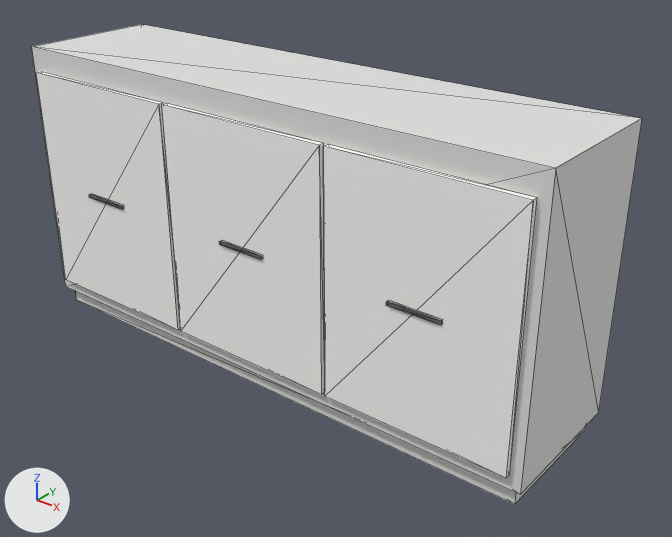
A saved change to the glTF model storage/picture/mocan-59.glb.
Both versions are drawn from a camera (50 mm lens) standing at (1.494, -1.709, 1.377) and looking at (0.111, 0.019, 0.305). The axes (+X, +Y, +Z) are drawn at lower left. The lights are the same throughout. The picture after the commit comes second. Mesh edges are drawn as thin lines. Vertices at exactly the same position are counted once.

Before the edit, the objects in view are built like this:
```python
me_mesh_0 = bpy.data.meshes.new('Mesh_0')
me_mesh_0.from_pydata(...)  # 64 vertices, 96 faces; spans x -0.8..0.8, y -0.22..0.2, z 0.0..0.8
# faces by material slot: [24, 36, 36]
me_mesh_0.materials.append(mat_wood)  # light grey #e2e1df
me_mesh_0.materials.append(mat_cushion)  # white #fcfbf9
me_mesh_0.materials.append(mat_metal)  # grey #89898e
# before: 8 (0.8, 0.2, 0.05) at pixel (598, 412), 11 (0.8, -0.2, 0.05) at pixel (520, 494), 12 (-0.8, -0.2, 0.05) at pixel (65, 286), 15 (-0.8, 0.2, 0.05)
ob_furniture = bpy.data.objects.new('furniture', me_mesh_0)
ob_furniture.location = (0.0, 0.0, 0.0)
```
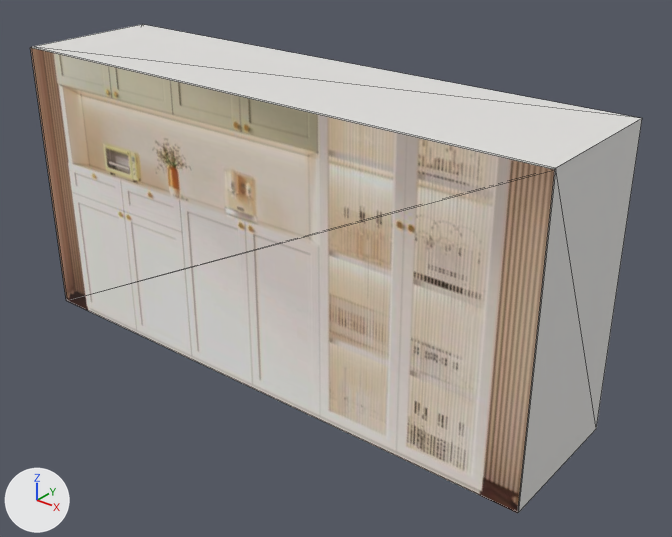
Location of each change, [x1, y1, x2, y2] in pixels of the pictures (672 x 537 px):
```json
{"object": "furniture", "change": "reshaped", "before": [32, 24, 642, 504], "after": [31, 24, 642, 513]}
{"part": 1, "of": "me_mesh_0", "change": "deleted", "before": [37, 71, 586, 504]}
{"part": 2, "of": "me_mesh_0", "change": "cut back", "before": [32, 47, 600, 495], "after": [31, 47, 600, 513]}
```

Scene script edits in JSON lines:
```json
{"op": "add", "block": "img_image_0", "code": ["img_image_0 = load_image('Image_0', '_unpacked/Image_0', 768, 384, 'sRGB')"]}
{"op": "add", "block": "mat_photo", "code": ["mat_photo = principled_material('photo')", "mat_photo.texture = img_image_0", "mat_photo.roughness = 0.85"]}
{"block": "me_mesh_0", "where": "# used by ob_furniture; location = (0.0, 0.0, 0.0)"}
{"block": "me_mesh_0", "where": "# verts and faces of me_mesh_0; kept vertices keep their numbers, new ones are numbered from 64"}
{"op": "remove", "block": "me_mesh_0", "code": "me_mesh_0.from_pydata(...)  # 64 vertices, 96 faces; spans x -0.8..0.8, y -0.22..0.2, z 0.0..0.8"}
{"op": "add", "block": "me_mesh_0", "code": "me_mesh_0.from_pydata(...)  # 12 vertices, 14 faces; spans x -0.8..0.8, y -0.2..0.2, z 0.0..0.8"}
{"block": "me_mesh_0", "change": "me_mesh_0 part 1: 7 loose pieces with 56 vertices, spanning x -0.78..0.78, y -0.22..0.18, z 0.0..0.74, are deleted"}
{"block": "me_mesh_0", "change": "me_mesh_0 part 2"}
{"op": "add", "block": "me_mesh_0", "code": "for i in [8, 11, 12, 15]: verts[i] += (0.0, 0.0, -0.05)"}
{"op": "add", "block": "me_mesh_0", "code": "verts[64] = (-0.8, -0.2, 0.0)  # pixel (66, 300)"}
{"op": "add", "block": "me_mesh_0", "code": "verts[65] = (0.8, -0.2, 0.0)  # pixel (517, 512)"}
{"op": "add", "block": "me_mesh_0", "code": "verts[66] = (0.8, -0.2, 0.8)  # pixel (554, 169)"}
{"op": "add", "block": "me_mesh_0", "code": "verts[67] = (-0.8, -0.2, 0.8)  # pixel (30, 47)"}
{"op": "add", "block": "me_mesh_0", "code": "faces += [(64, 65, 66), (64, 66, 67)]  # mat_photo (picture img_image_0)"}
{"op": "remove", "block": "me_mesh_0", "code": "me_mesh_0.materials.append(mat_cushion)  # white #fcfbf9"}
{"op": "remove", "block": "me_mesh_0", "code": "me_mesh_0.materials.append(mat_metal)  # grey #89898e"}
{"op": "add", "block": "me_mesh_0", "code": "me_mesh_0.materials.append(mat_photo)  # picture img_image_0"}
```
